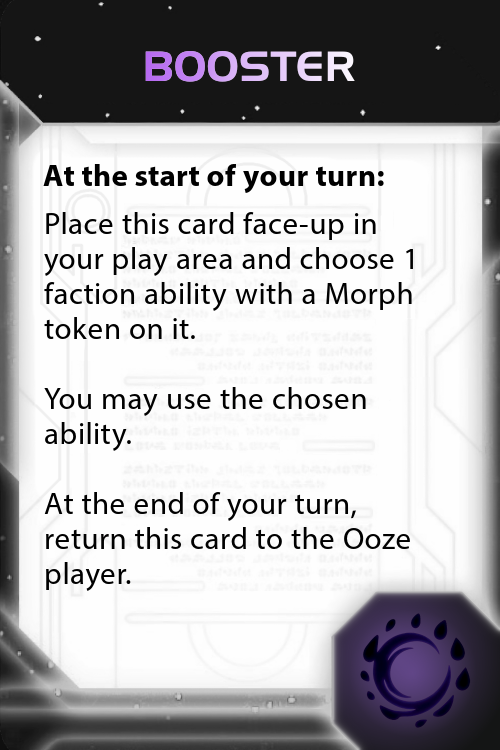
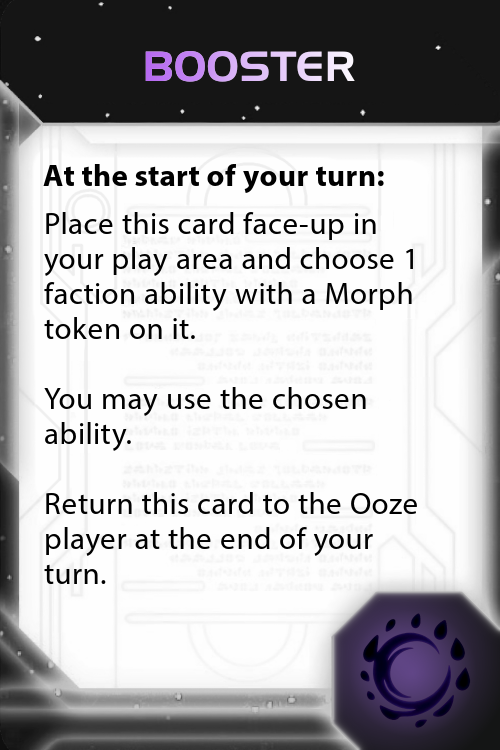
Layers edited between the first and the second 500 x 750 image:
painted on "Place this card face-up in you..." over [44, 492, 417, 591]